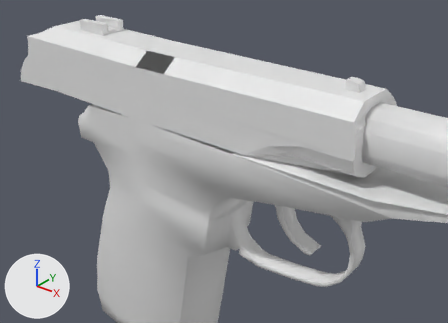
The OBJ model Vertex_Animation_Compiler/Assets/Makarov_Pistol_Last_Shot105.obj, before and after one commit.
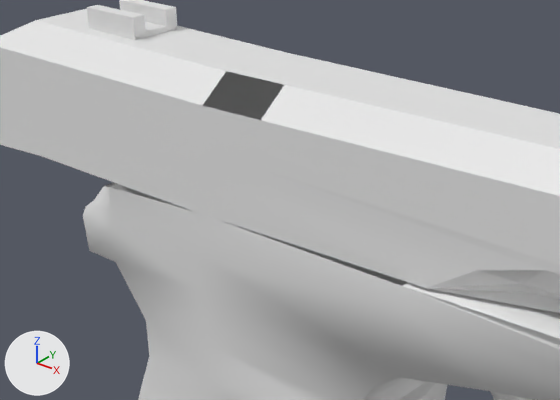
Old and new are each drawn whole from a 50 mm camera at (0.4991, -0.2381, 0.0167) aimed at (0.3863, -0.0971, -0.0707) and again close up on the part from 8% to 69% of the width and 5% to 65% of the height. Every picture has the same lights, and +X, +Y and +Z are marked at lower left. Where no turn or scale is listed for an object, it has been applied to the vertices.

Objects in the first close-up: 'Rest_of_the_gun_Sphere', 'Top_Slider_Sphere.001'.
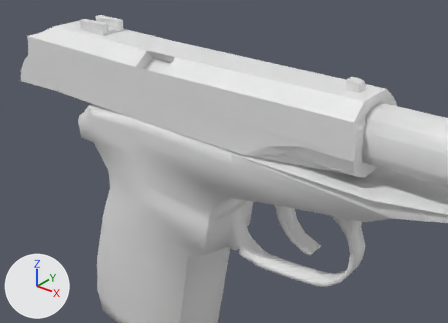
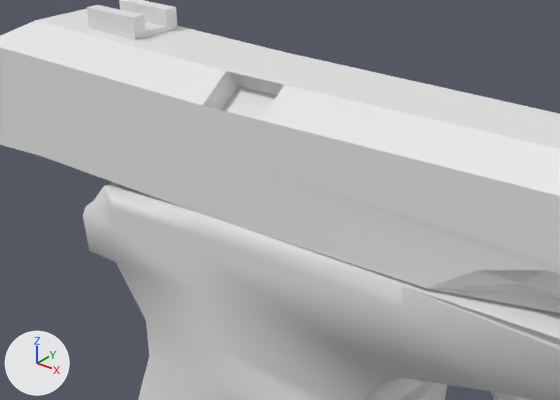
The change in detail:
me_rest_of_the_gun_sphere has 272 vertices, 519 faces and spans x 0.327..0.478, y -0.11..-0.084, z -0.153..-0.04.
me_rest_of_the_gun_sphere is used by ob_rest_of_the_gun_sphere; location (0.0, 0.0, 0.0).
Verts and faces of me_rest_of_the_gun_sphere; kept vertices keep their numbers, new ones are numbered from 272.
Before the commit, vertices of me_rest_of_the_gun_sphere: 164 (0.399, -0.084, -0.06), 166 (0.336, -0.11, -0.06) at pixel (104, 185), 175 (0.338, -0.11, -0.06) at pixel (109, 186), 178 (0.399, -0.11, -0.06) at pixel (401, 285), 179 (0.359, -0.11, -0.059) at pixel (197, 212).
Before the commit, vertices of me_rest_of_the_gun_sphere: 180 (0.338, -0.084, -0.06), 181 (0.359, -0.084, -0.059), 183 (0.336, -0.084, -0.06).
Part 1, on me_rest_of_the_gun_sphere:
New faces: (164, 181, 179), (175, 179, 181), (166, 175, 183), (164, 179, 178), (175, 181, 180), (175, 180, 183).
me_top_slider_sphere_001 is used by ob_top_slider_sphere_001; location (0.0, 0.0, 0.0).
me_top_slider_sphere_001 had 127 vertices, 227 faces and spanned x 0.2975..0.4371, y -0.1097..-0.0844, z -0.0594..-0.0328.
me_top_slider_sphere_001 now has 131 vertices, 237 faces and spans x 0.2975..0.4371, y -0.1097..-0.0844, z -0.0594..-0.0328.
Part 2, on me_top_slider_sphere_001:
4 vertices are added at (0.3731, -0.1072, -0.0439), (0.3613, -0.1074, -0.0439), (0.3731, -0.102, -0.0398), (0.3613, -0.1021, -0.0398).
10 new faces join them.

Pixel boxes [x1, y1, x2, y2] of what changed, in the close-ups (560 x 400 px):
part 1 of me_rest_of_the_gun_sphere, added
    after: [105, 182, 408, 286]
part 2 of me_top_slider_sphere_001, added
    after: [203, 71, 284, 120]
